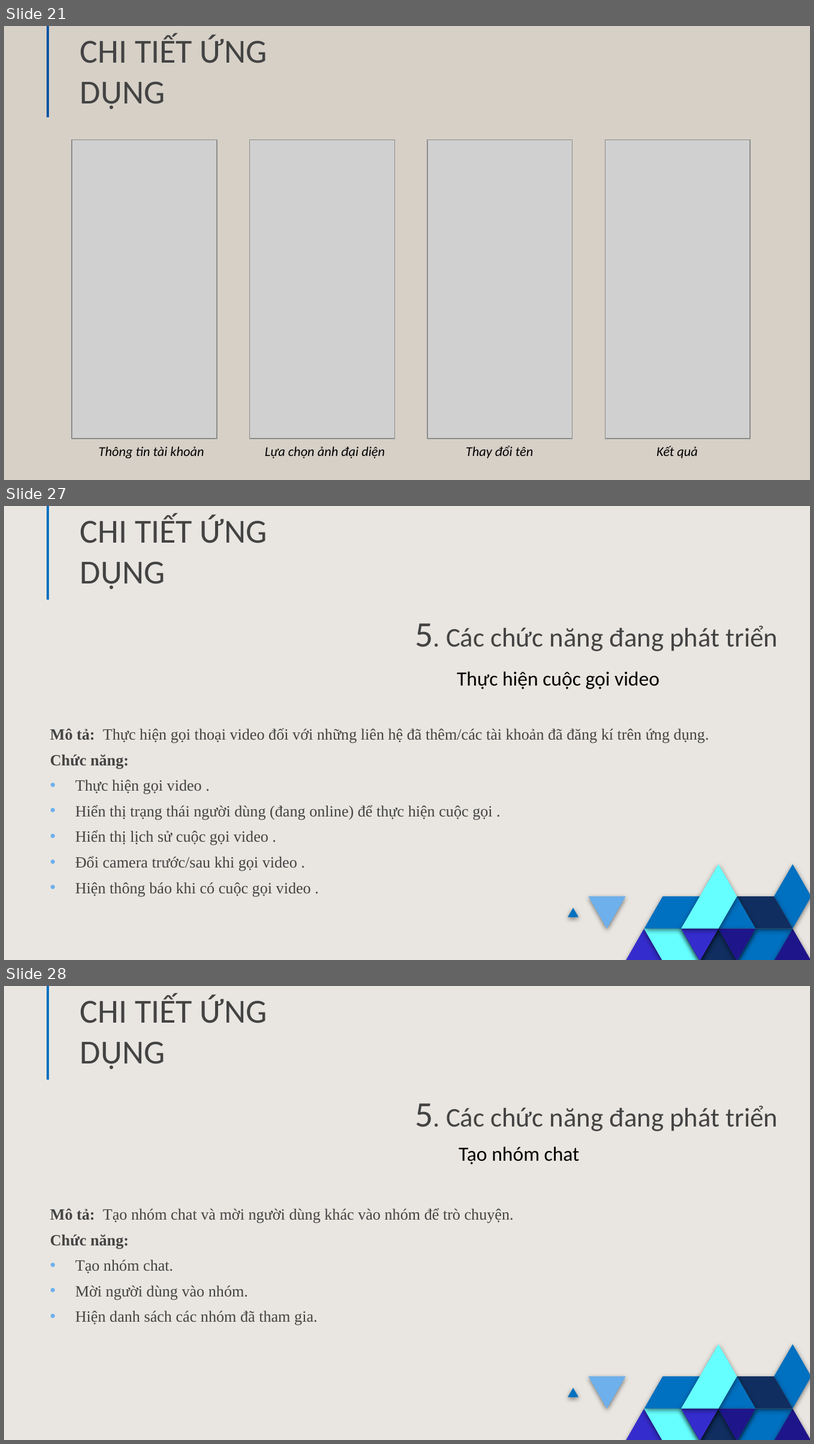
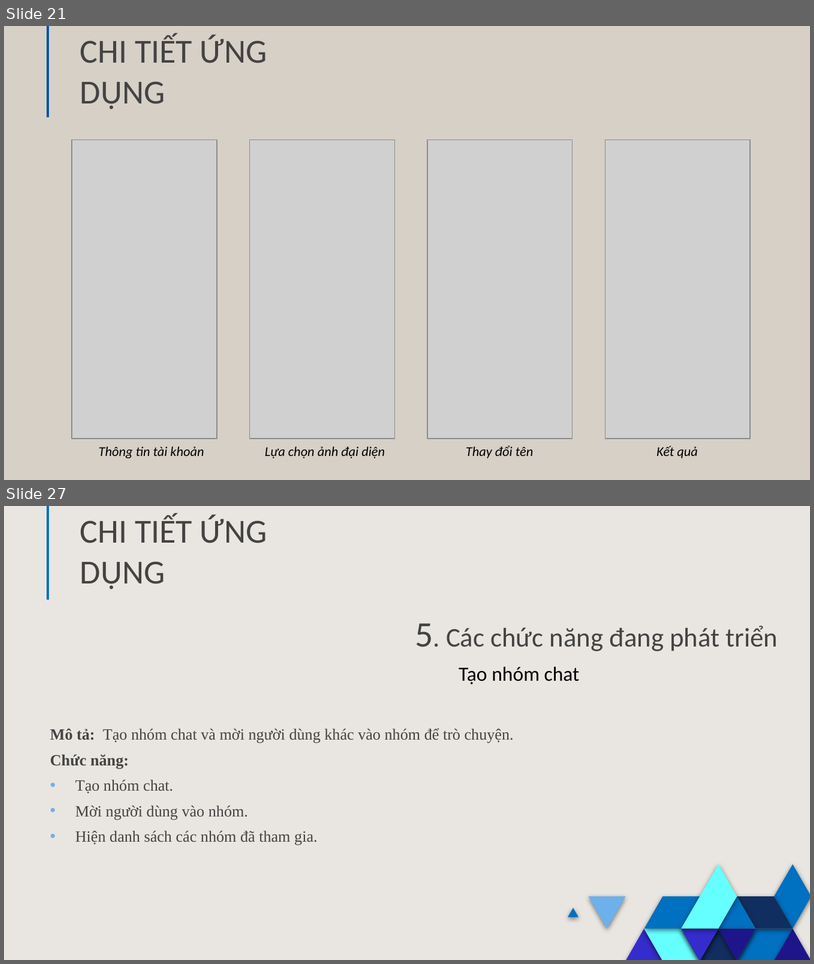
Before and after one commit to AndroidCTT2/Telegram_Clone, a slide deck: report/Nhom2_Slide_Android-1.pptx. Shown one above the other, each under a label of ours: slides 21, 27 and 28 before the commit, slides 21 and 27 after it; the slides between them are not shown. The pictures are 814x1444 and 814x964 pixels, drawn with LibreOffice and Linux fonts; fonts in the diff are those of the drawing; grey boxes stand for pictures. Boxes give left, top, right and bottom in pixels: in the first picture for what was removed or moved away, otherwise in the second. Text is boxed around its words. In the diff, an @@ line names an element or a change of style, - is before the commit and + after.

```diff
--- a/report/Nhom2_Slide_Android-1.pptx
+++ b/report/Nhom2_Slide_Android-1.pptx
@@ slide 27 removed at bbox=[4, 506, 810, 960], background #E9E6E1; not listed: 19 template elements that a slide beside it also shows @@
@@ title removed at bbox=[80, 515, 267, 589] @@
-CHI TIẾT ỨNG DỤNG
@@ text removed at bbox=[415, 623, 779, 651] @@
-5. Các chức năng đang phát triển
@@ text removed at bbox=[457, 671, 660, 689] @@
-Thực hiện cuộc gọi video
@@ text removed at bbox=[50, 728, 710, 897] @@
-Mô tả: Thực hiện gọi thoại video đối với những liên hệ đã thêm/các tài khoản đã đăng kí trên ứng dụng.
-Chức năng:
-• Thực hiện gọi video .
-  • Hiển thị trạng thái người dùng (đang online) để thực hiện cuộc gọi .
-  • Hiển thị lịch sử cuộc gọi video .
-  • Đổi camera trước/sau khi gọi video .
-  • Hiện thông báo khi có cuộc gọi video .
@@ what was slide 28 is now slide 27 @@
```
Also in this commit, not shown: 11 slides changed, 1 other file.
